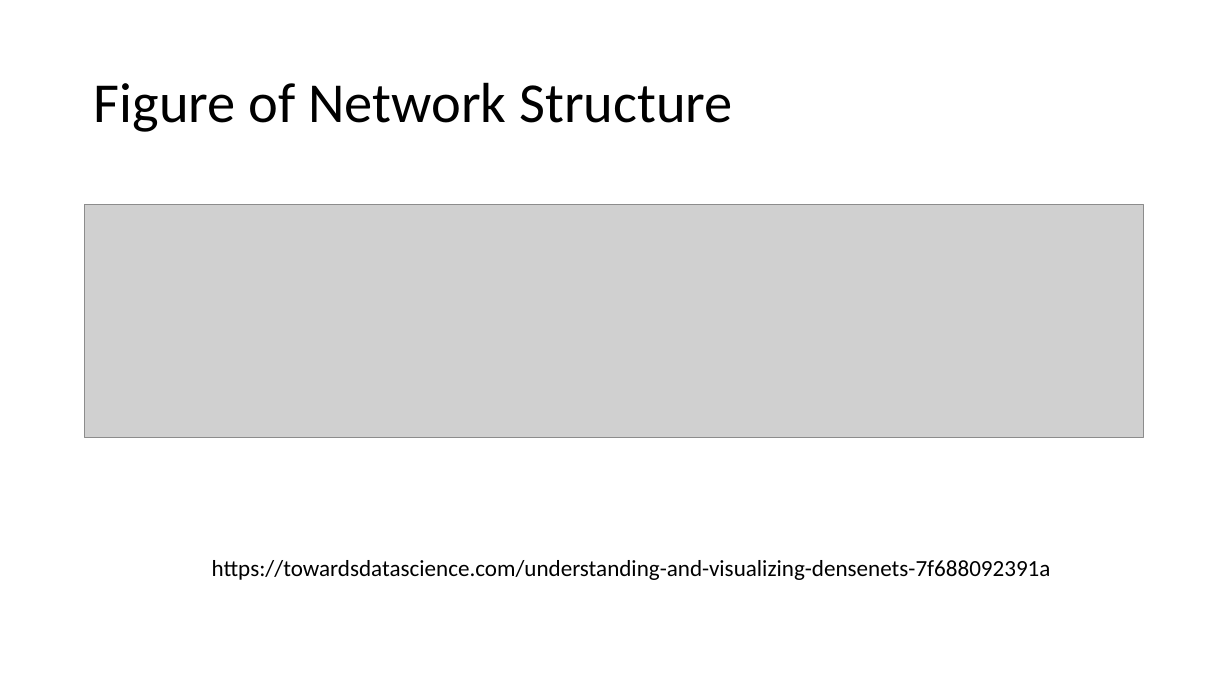
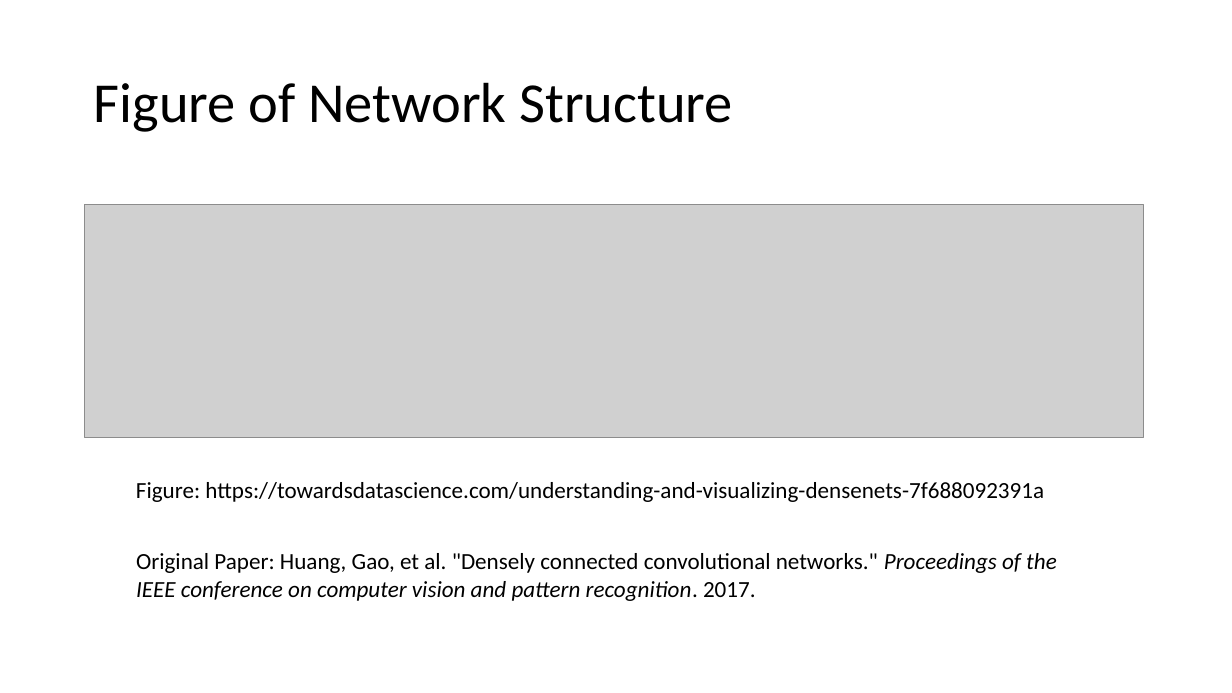
Before and after one commit to DanielY1783/deep_learning_medical_imaging, a slide deck: slide 4 of homework/assignment2/presentation/Yan_yand1.pptx. Drawn at 1232x693 pixels with LibreOffice and Linux fonts; fonts in the diff are those of the drawing; grey boxes stand for pictures. Boxes give left, top, right and bottom in pixels: in the first picture for what was removed or moved away, otherwise in the second. Text is boxed around its words. In the diff, an @@ line names an element or a change of style, - is before the commit and + after.

```diff
--- a/homework/assignment2/presentation/Yan_yand1.pptx
+++ b/homework/assignment2/presentation/Yan_yand1.pptx
@@ text at (x1=136, y1=482, x2=1044, y2=502): text changed @@
-https://towardsdatascience.com/understanding-and-visualizing-densenets-7f688092391a
+Figure: https://towardsdatascience.com/understanding-and-visualizing-densenets-7f688092391a
@@ text added at (x1=136, y1=553, x2=1057, y2=601), 18 pt, text #000000 @@
+Original Paper: Huang, Gao, et al. "Densely connected convolutional networks." Proceedings of the IEEE conference on computer vision and pattern recognition. 2017.
```
Also in this commit, not shown: 3 other slides changed, 5 slides added, 1 slide removed, 25 other files.
